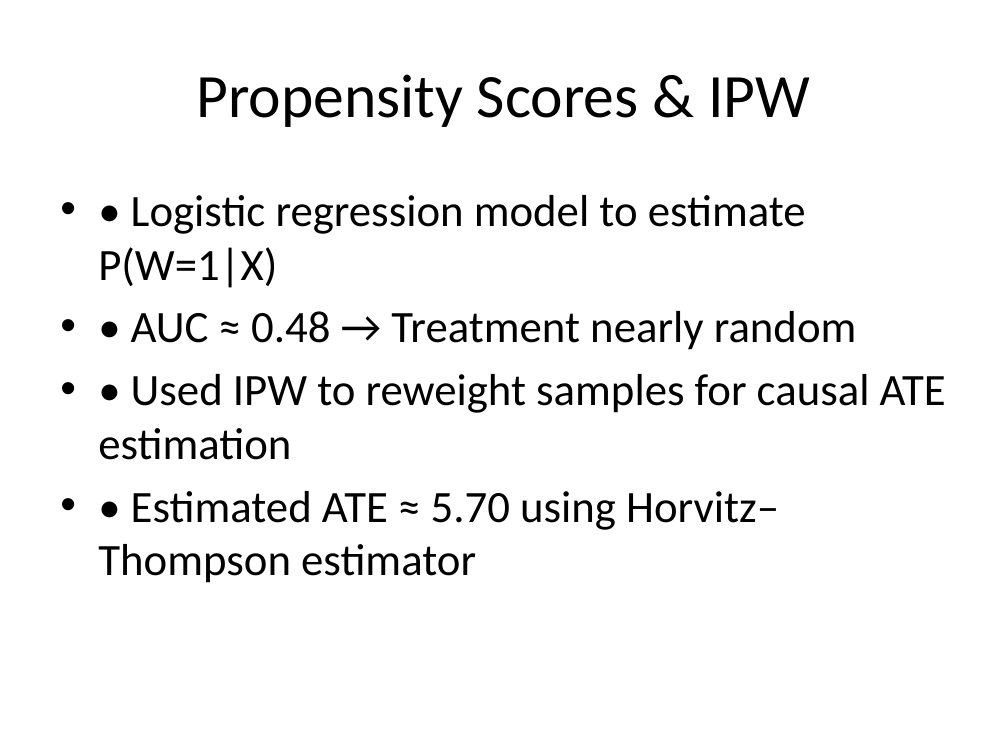
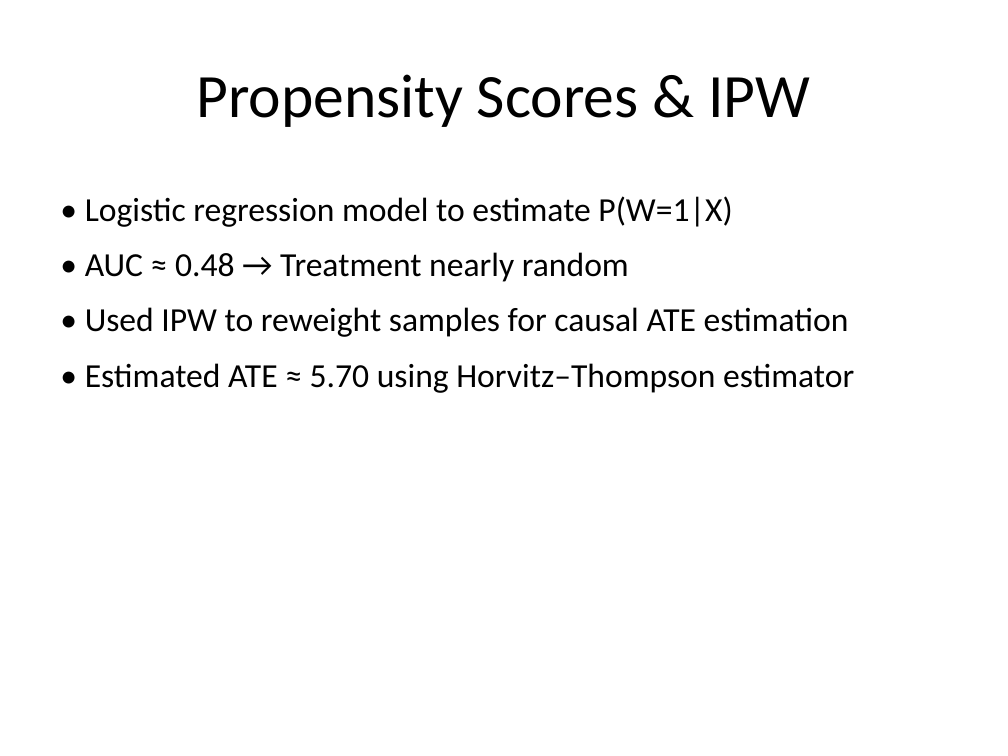
Before and after one commit to yotamdery/causal-inference-clinical-trial, a slide deck: slide 4 of presentation_deck.pptx. Drawn at 1008x756 pixels with LibreOffice and Linux fonts; fonts in the diff are those of the drawing. Boxes give left, top, right and bottom in pixels: in the first picture for what was removed or moved away, otherwise in the second. Text is boxed around its words. In the diff, an @@ line names an element or a change of style, - is before the commit and + after.

```diff
--- a/presentation_deck.pptx
+++ b/presentation_deck.pptx
@@ text "• Logistic regression model to ..." at (85,196,854,393): size 32 to 24 pt; bullet • to none; line spacing 1 to 1.15; less space between paragraphs @@
```
Also in this commit, not shown: 10 other slides changed, 3 other files.
